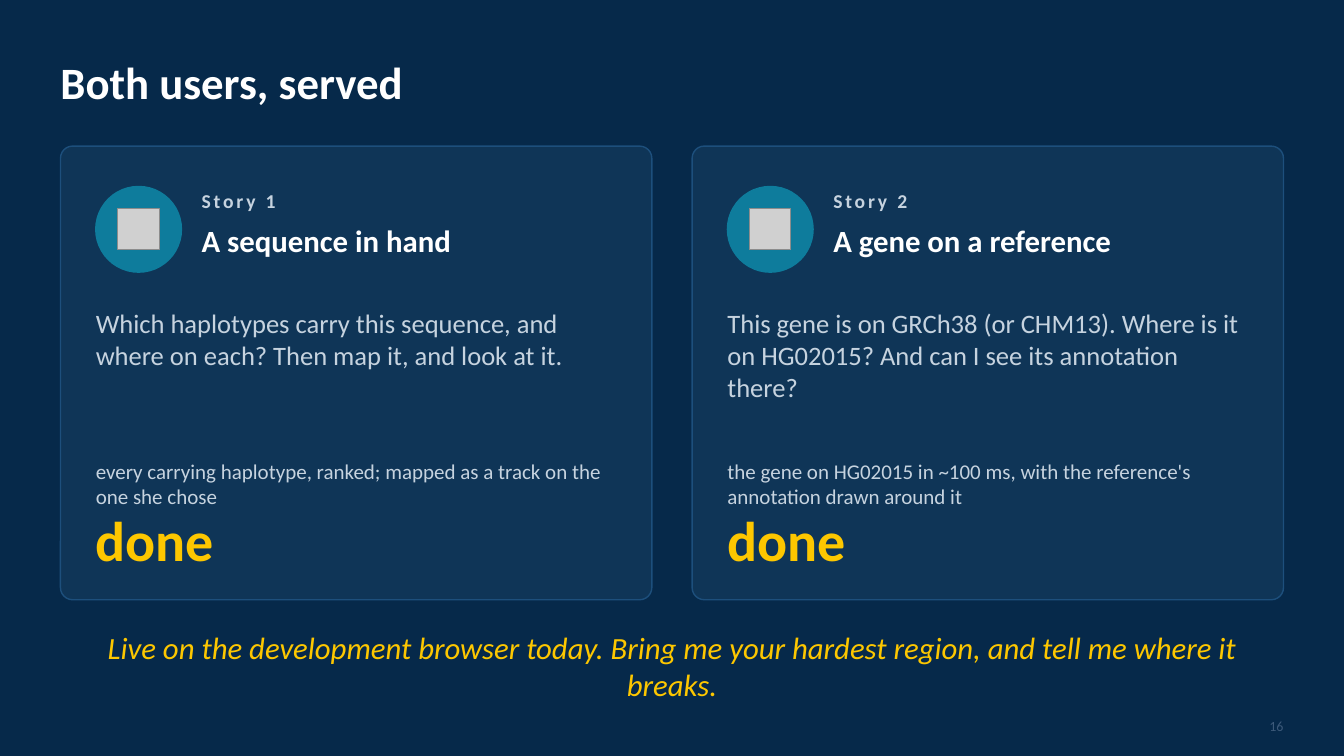
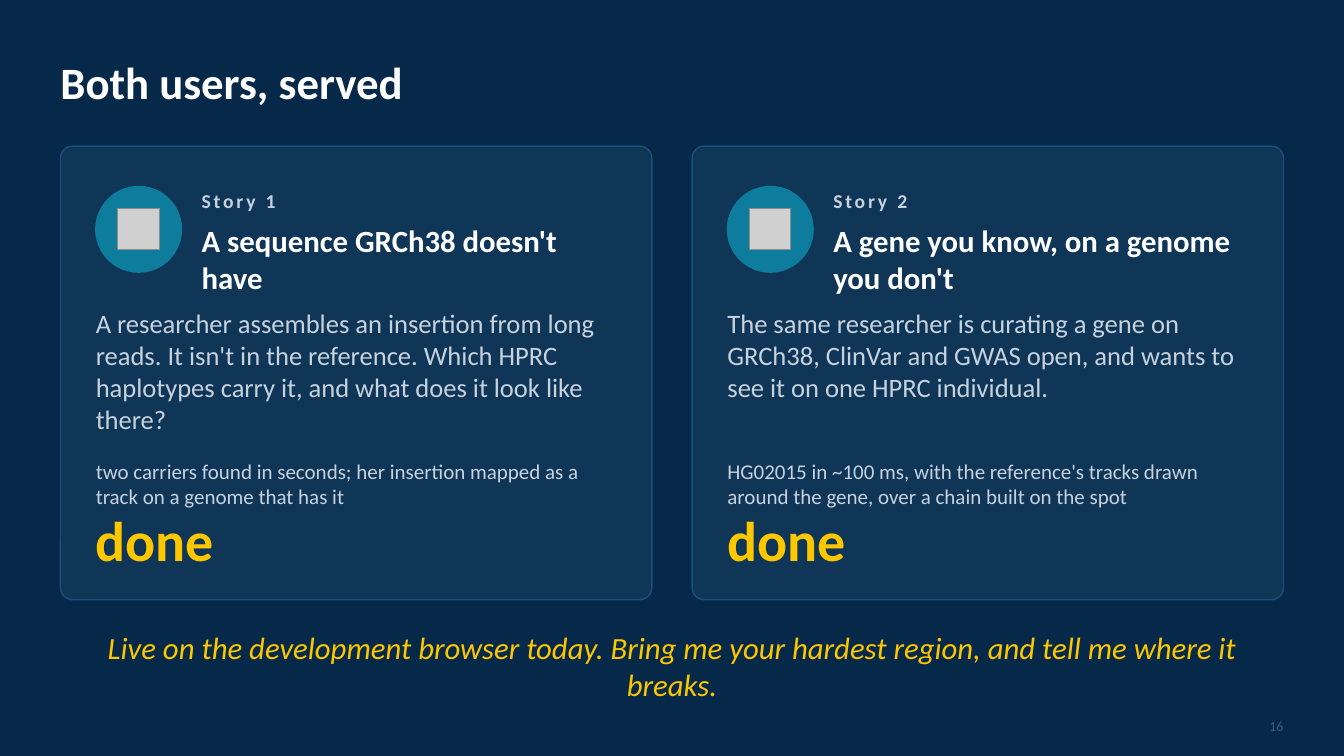
Before and after one commit to parsaeskandar/hprc_2026_poster, a slide deck: slide 16 of talk/HPRC2026_talk.pptx. Drawn at 1344x756 pixels with LibreOffice and Linux fonts; fonts in the diff are those of the drawing; grey boxes stand for pictures. Boxes give left, top, right and bottom in pixels: in the first picture for what was removed or moved away, otherwise in the second. Text is boxed around its words. In the diff, an @@ line names an element or a change of style, - is before the commit and + after.

Commit message:
Talk: elaborate the two user stories (insertion absent from GRCh38; gene known on a reference), add QuickLift-today slide, fold hgConvert into the convert slide

```diff
--- a/talk/HPRC2026_talk.pptx
+++ b/talk/HPRC2026_talk.pptx
@@ text at [202,230,557,290]: text changed @@
-A sequence in hand
+A sequence GRCh38 doesn't have
@@ text at [833,230,1230,294]: text changed @@
-A gene on a reference
+A gene you know, on a genome you don't
@@ text at [96,314,595,429]: text changed @@
-Which haplotypes carry this sequence, and where on each? Then map it, and look at it.
+A researcher assembles an insertion from long reads. It isn't in the reference. Which HPRC haplotypes carry it, and what does it look like there?
@@ text at [727,314,1234,397]: text changed @@
-This gene is on GRCh38 (or CHM13). Where is it on HG02015? And can I see its annotation there?
+The same researcher is curating a gene on GRCh38, ClinVar and GWAS open, and wants to see it on one HPRC individual.
@@ text at [96,464,578,508]: text changed @@
-every carrying haplotype, ranked; mapped as a track on the one she chose
+two carriers found in seconds; her insertion mapped as a track on a genome that has it
@@ text at [727,464,1198,508]: text changed @@
-the gene on HG02015 in ~100 ms, with the reference's annotation drawn around it
+HG02015 in ~100 ms, with the reference's tracks drawn around the gene, over a chain built on the spot
```
Also in this commit, not shown: 4 other slides changed, 1 slide added, 1 slide removed, 6 other files.
